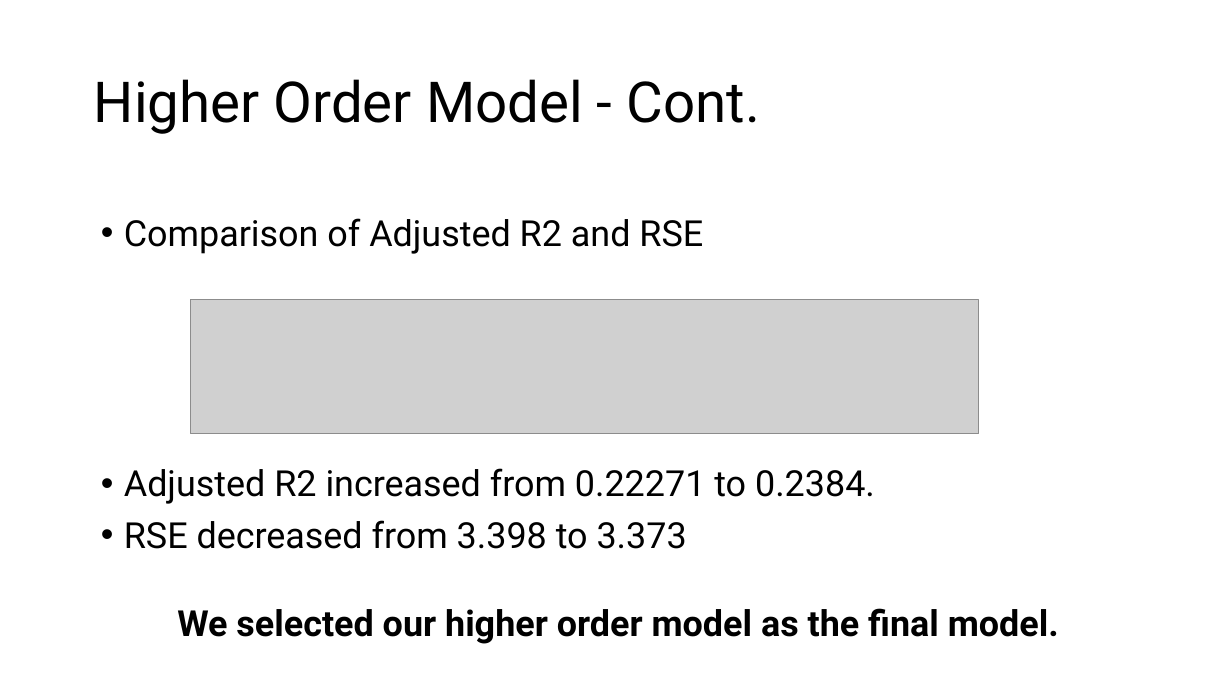
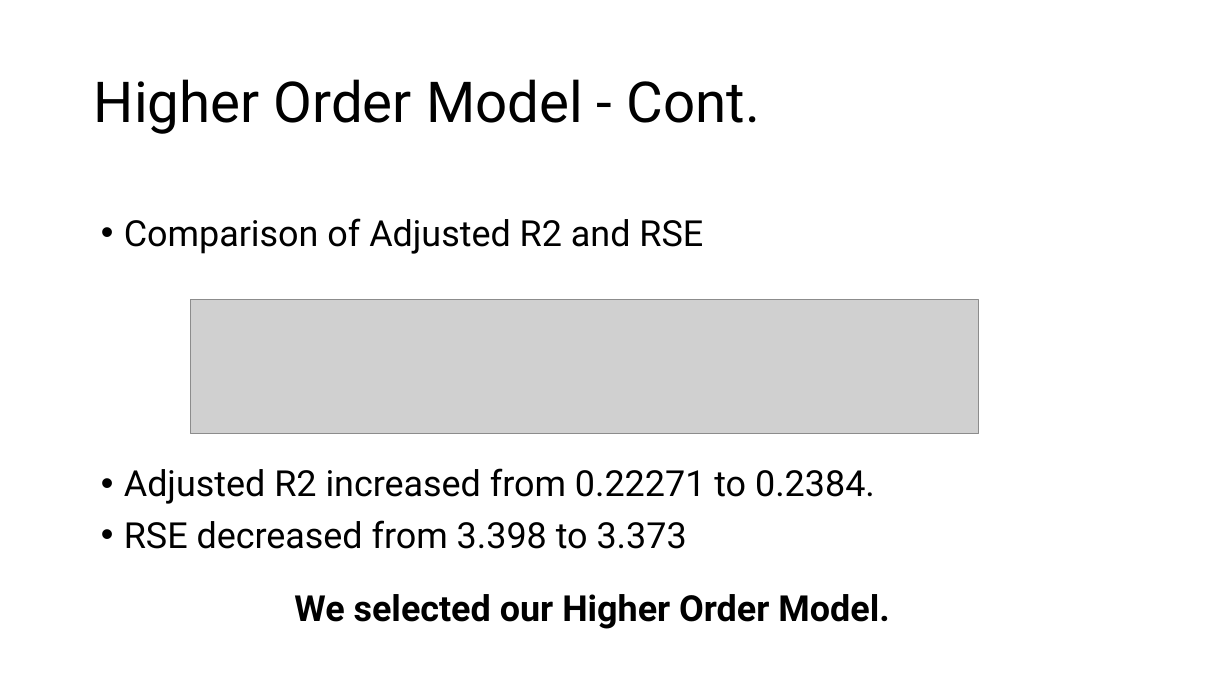
Before and after one commit to prs-sharma9/DATA-603_PROJECT, a slide deck: slide 12 of Final_Presentation.pptx. Drawn at 1232x693 pixels with LibreOffice and Linux fonts; fonts in the diff are those of the drawing; grey boxes stand for pictures. Boxes give left, top, right and bottom in pixels: in the first picture for what was removed or moved away, otherwise in the second. Text is boxed around its words. In the diff, an @@ line names an element or a change of style, - is before the commit and + after.

```diff
--- a/Final_Presentation.pptx
+++ b/Final_Presentation.pptx
@@ text at (294,594,889,629): text changed @@
-We selected our higher order model as the final model.
+We selected our Higher Order Model.
```
Also in this commit, not shown: 4 other slides changed.
